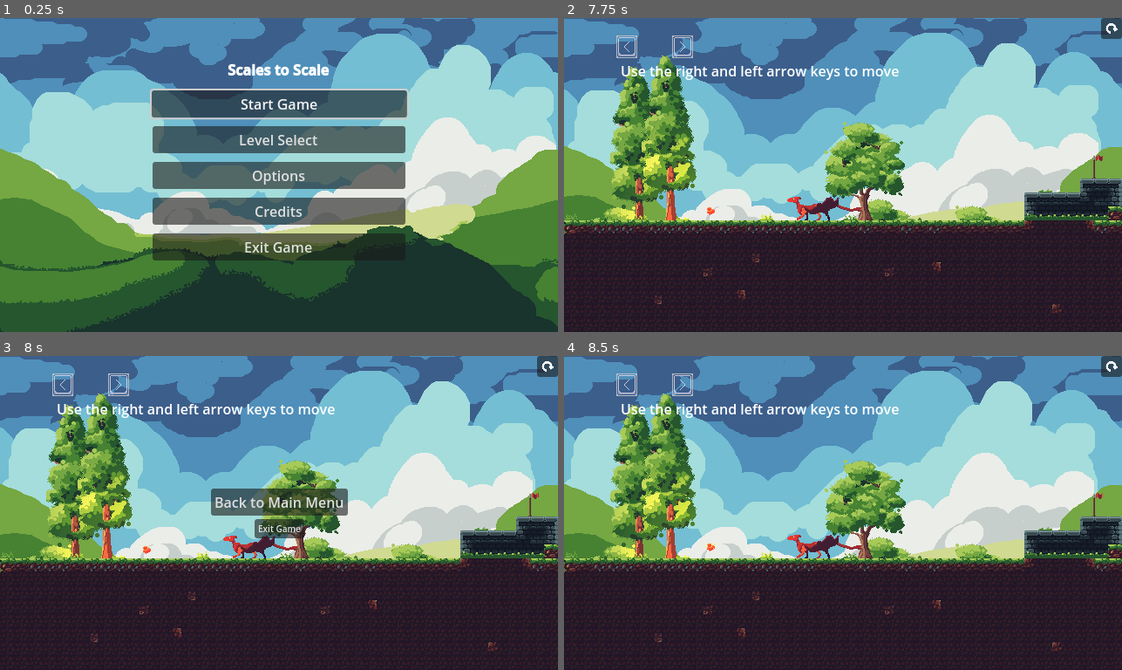
Above: before the commit, frames 1-4 (two rows, left to right).
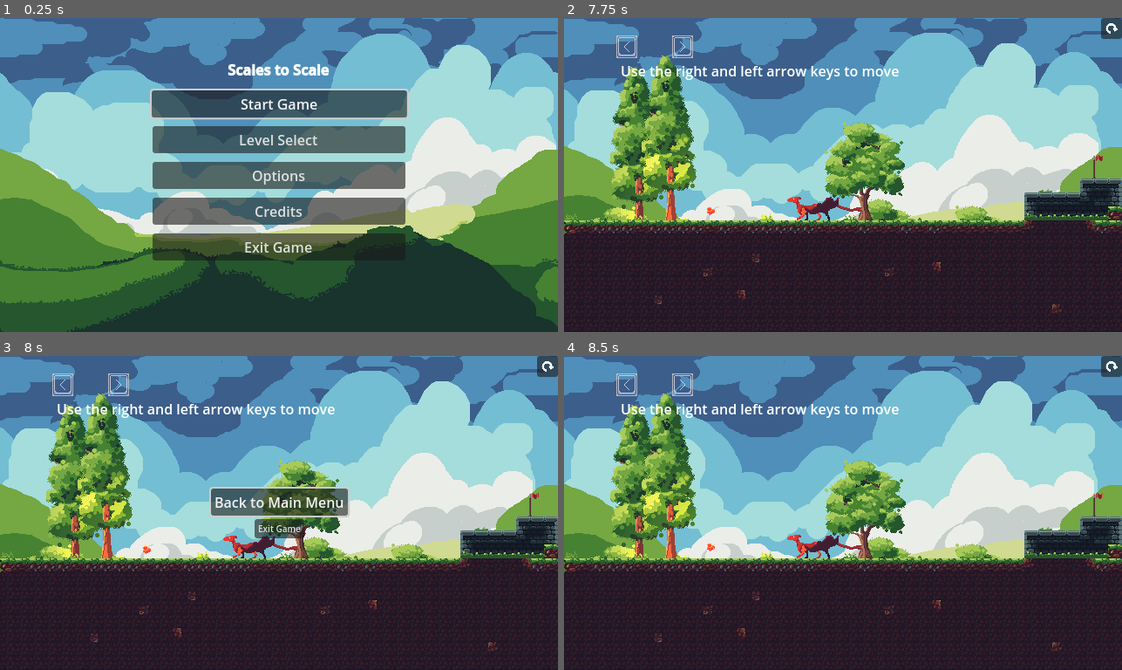
Above: after the commit, the same moments.

Repository: Robocraft999/ScalesToScale
Game: Godot game, scene res://scenes/root.tscn
Same seed, same stepped clock (60 frames per second), same inputs: the game is played once before the commit and once after it. The engine's default icon, where the game draws it, is replaced by a stand-in: a white triangle on a blue panel in a dark square.
Inputs (mouse positions are in pixels of both pictures, inside the frame that each line leads up to):
- Up to frame 1 (0.25 s): no input
- Up to frame 2 (7.75 s): click "Start Game" at 0.5 s; click "Start Game" at 1.25 s; click (1110, 27) at 2 s; click (1110, 27) at 2.75 s; click (1110, 27) at 3.5 s; tap Enter at 4.25 s; move the mouse to (965, 159) at 4.27 s; hold E (box_cycle_right, bound only after the commit) 4.28-5 s; hold Shift (dash) 4.28-5 s; click (965, 159) at 4.42 s; tap Up (jump) at 4.52, 7.52 s; drag from (731, 190) to (1099, 171) at 5.02 s; move the mouse to (898, 105) at 5.77 s; hold Q (box_cycle_left, bound only after the commit) 5.78-6.5 s; tap Mouse wheel up (mouse_wheel_up) at 5.85 s; drag from (815, 237) to (709, 209) at 6.52 s; move the mouse to (1010, 222) at 7.27 s; hold E (box_cycle_right, bound only after the commit) from 7.28 s (still down); hold Ctrl (toggle_reach_box) from 7.28 s (still down)
- Up to frame 3 (8 s): keep holding E (box_cycle_right, bound only after the commit); keep holding Ctrl (toggle_reach_box); tap Escape (pause) at 7.9 s
- Up to frame 4 (8.5 s): release E (box_cycle_right, bound only after the commit) at 8 s; release Ctrl (toggle_reach_box) at 8 s; drag from (675, 465) to (759, 434) at 8.02 s

Frames 1-2 are identical in both runs. In frame 3, 0.3% of the frame differs, in the area x 37-63%, y 41-52%; in frame 4, nothing differs.

Commit message:
added box selection to provide full controller support

Diff:
--- a/project.godot
+++ b/project.godot
@@ -117,6 +117,18 @@
 , Object(InputEventJoypadMotion,"resource_local_to_scene":false,"resource_name":"","device":-1,"axis":4,"axis_value":1.0,"script":null)
 ]
 }
+box_cycle_left={
+"deadzone": 0.5,
+"events": [Object(InputEventJoypadButton,"resource_local_to_scene":false,"resource_name":"","device":-1,"button_index":13,"pressure":0.0,"pressed":true,"script":null)
+, Object(InputEventKey,"resource_local_to_scene":false,"resource_name":"","device":-1,"window_id":0,"alt_pressed":false,"shift_pressed":false,"ctrl_pressed":false,"meta_pressed":false,"pressed":false,"keycode":0,"physical_keycode":81,"key_label":0,"unicode":113,"location":0,"echo":false,"script":null)
+]
+}
+box_cycle_right={
+"deadzone": 0.5,
+"events": [Object(InputEventJoypadButton,"resource_local_to_scene":false,"resource_name":"","device":-1,"button_index":14,"pressure":0.0,"pressed":true,"script":null)
+, Object(InputEventKey,"resource_local_to_scene":false,"resource_name":"","device":-1,"window_id":0,"alt_pressed":false,"shift_pressed":false,"ctrl_pressed":false,"meta_pressed":false,"pressed":false,"keycode":0,"physical_keycode":69,"key_label":0,"unicode":101,"location":0,"echo":false,"script":null)
+]
+}
 
 [layer_names]
 
--- a/scenes/objects/scaler.tscn
+++ b/scenes/objects/scaler.tscn
@@ -21,6 +21,12 @@
 region_enabled = true
 region_rect = Rect2(224, 240, 16, 16)
 
+[node name="VisibilityChecker" type="VisibleOnScreenNotifier2D" parent="."]
+rect = Rect2(-7, -7, 14, 14)
+
 [node name="BoxOverlay" type="Sprite2D" parent="."]
 z_index = -1
 texture = ExtResource("3_j5jqh")
+
+[connection signal="screen_entered" from="VisibilityChecker" to="." method="_on_box_visible"]
+[connection signal="screen_exited" from="VisibilityChecker" to="." method="_on_box_invisible"]
--- a/scenes/options_menu.tscn
+++ b/scenes/options_menu.tscn
@@ -89,6 +89,7 @@
 layout_mode = 2
 
 [node name="MenuButton" type="Button" parent="CenterContainer/PanelContainer/MarginContainer/VBoxContainer"]
+unique_name_in_owner = true
 layout_mode = 2
 size_flags_horizontal = 4
 size_flags_vertical = 4
--- a/scripts/levels/options_menu.gd
+++ b/scripts/levels/options_menu.gd
@@ -9,6 +9,7 @@
 	%MusicVolumeslider.value = Global.music_volume
 	%MasterAmountLabel.text = "%s%%" % Global.master_volume
 	%MusicAmountLabel.text = "%s%%" % Global.music_volume
+	%MenuButton.grab_focus()
 
 
 func _on_enable_screenshake_toggled(toggled_on: bool) -> void:
--- a/scripts/options_manager.gd
+++ b/scripts/options_manager.gd
@@ -13,6 +13,12 @@
 # checkpoints
 var checkpoint_id = -1
 var checkpoint_position = Vector2.ZERO
+
+# Box Selection
+var visible_boxes: Array[Scaler] = []
+var current_box_index = 0
+var current_select_cooldown = 0
+var max_select_cooldown = 0.15
 
 const SceneName  = {
 	MAIN_MENU = "MainMenu",
@@ -32,7 +38,7 @@
 func _ready() -> void:
 	get_tree().root.add_child.call_deferred(timer)
 
-func _process(_delta: float) -> void:
+func _process(delta: float) -> void:
 	if ProgressStore.time_scale_enabled:
 		if Input.is_action_just_pressed("toggle_time_scale") and timer.is_stopped():
 			time_scale = 0.25
@@ -42,17 +48,55 @@
 	AudioServer.set_bus_volume_db(AudioServer.get_bus_index("Master"), linear_to_db(master_volume/100.0))
 	AudioServer.set_bus_volume_db(AudioServer.get_bus_index("Music"), linear_to_db(music_volume/100.0))
 
-	var new_music := SceneLoader.current_scene.scene_name in [SceneName.OPTIONS, SceneName.MAIN_MENU, SceneName.LEVEL_SELECT, SceneName.CREDITS]
-	if new_music != is_menu_music:
-		is_menu_music = new_music
+	var is_menu := SceneLoader.current_scene.scene_name in [SceneName.OPTIONS, SceneName.MAIN_MENU, SceneName.LEVEL_SELECT, SceneName.CREDITS]
+	if is_menu != is_menu_music:
+		is_menu_music = is_menu
 		var menu: AudioStreamPlayer =  MusicPlayer.get_child(0)
 		menu.playing = is_menu_music
 		var game: AudioStreamPlayer =  MusicPlayer.get_child(1)
 		game.playing = not is_menu_music
 
+	if current_select_cooldown <= 0:
+		var box_select_dir = Input.get_axis("box_cycle_left", "box_cycle_right")
+		if box_select_dir != 0 and not is_menu and visible_boxes.size() > 0:
+			current_box_index = (visible_boxes.size() + current_box_index + int(box_select_dir)) % visible_boxes.size()
+			current_select_cooldown = max_select_cooldown
+	else:
+		current_select_cooldown -= delta
+
 
 func lerp(from: Vector2, to: Vector2, weight: Vector2) -> Vector2:
 	return Vector2(lerp(from.x, to.x, weight.x), lerp(from.y, to.y, weight.y))
+
+func select_scaler(scaler: Scaler):
+	for i in range(visible_boxes.size()):
+		if visible_boxes[i] == scaler:
+			current_box_index = i
+			break
+
+#TODO add unselect box
+
+func add_scaler(scaler: Scaler):
+	visible_boxes.append(scaler)
+
+func remove_scaler(scaler: Scaler):
+	var remove_index = -1
+	for i in range(visible_boxes.size()):
+		if visible_boxes[i] == scaler:
+			remove_index = i
+			break
+	if remove_index >= 0:
+		if remove_index < current_box_index:
+			current_box_index -= 1
+		elif remove_index == current_box_index and current_box_index == visible_boxes.size() - 1:
+			current_box_index = 0
+		visible_boxes.remove_at(remove_index)
+
+
+func is_scaler_selected(scaler: Scaler) -> bool:
+	if visible_boxes.is_empty():
+		return false
+	return visible_boxes[current_box_index] == scaler
 
 func get_all_scenes_in_folder(path) -> Array[PackedScene]:
 	var wrapped: Array[PackedScene] = []
--- a/scripts/pause_menu.gd
+++ b/scripts/pause_menu.gd
@@ -1,13 +1,12 @@
 extends CenterContainer
-
-func _ready() -> void:
-	$VBoxContainer/MainMenu.grab_focus()
 
 # Called every frame. 'delta' is the elapsed time since the previous frame.
 func _process(_delta: float) -> void:
 	if Input.is_action_just_pressed("pause"):
 		visible = not visible
 		get_tree().paused = visible
+		if visible:
+			$VBoxContainer/MainMenu.grab_focus()
 	if Input.is_mouse_button_pressed(MOUSE_BUTTON_LEFT) and not get_rect().has_point(get_global_mouse_position()):
 		visible = false
 		get_tree().paused = false
--- a/scripts/scaler.gd
+++ b/scripts/scaler.gd
@@ -1,6 +1,5 @@
 extends Node2D
-
-var editing := false
+class_name Scaler
 
 @export var MAX_SCALE = Vector2(5.0, 5.0)
 
@@ -48,7 +47,7 @@
 
 func _physics_process(delta: float) -> void:
 	# if mouse is in body
-	if editing:
+	if Global.is_scaler_selected(self):
 		# What axis are we editing?
 		if Input.is_action_just_pressed("scale_toggle"):
 			toggled = not toggled
@@ -121,11 +120,12 @@
 	var state = get_world_2d().direct_space_state
 	var point_params = PhysicsPointQueryParameters2D.new()
 	point_params.position = get_global_mouse_position()
-	editing = false
-	for x in state.intersect_point(point_params, 1):
-		if x.collider == parent:
-			editing = true
-			break
+
+	if not Global.is_scaler_selected(self):
+		for x in state.intersect_point(point_params, 1):
+			if x.collider == parent:
+				Global.select_scaler(self)
+				break
 
 	# Prevent the arrows from looking very bad
 	global_scale = Vector2.ONE
@@ -198,3 +198,12 @@
 		var max_box_count = MAX_SCALE - Vector2.ONE
 		var distance = dir * (max_box_count - current_box_count) * box.get_rect().size/2
 		box.position = distance
+
+func _on_box_visible():
+	Global.add_scaler(self)
+
+func _on_box_invisible():
+	Global.remove_scaler(self)
+
+func _exit_tree() -> void:
+	Global.remove_scaler(self)
--- a/scripts/test.gd
+++ b/scripts/test.gd
@@ -6,6 +6,9 @@
 	ProgressStore.jump_enabled = true
 	ProgressStore.double_jump_enabled = true
 	ProgressStore.dash_enabled = true
+	ProgressStore.horizontal_scale_enabled = true
+	ProgressStore.vertical_scale_enabled = true
+	ProgressStore.time_scale_enabled = true
 	pass
 
 
